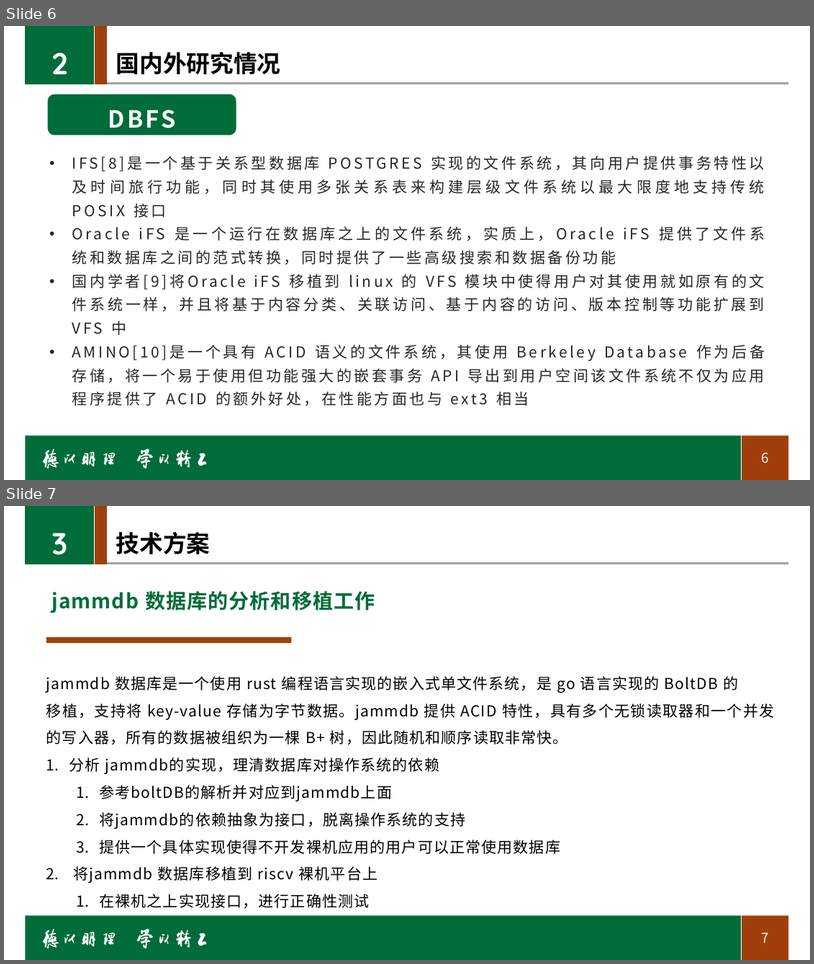
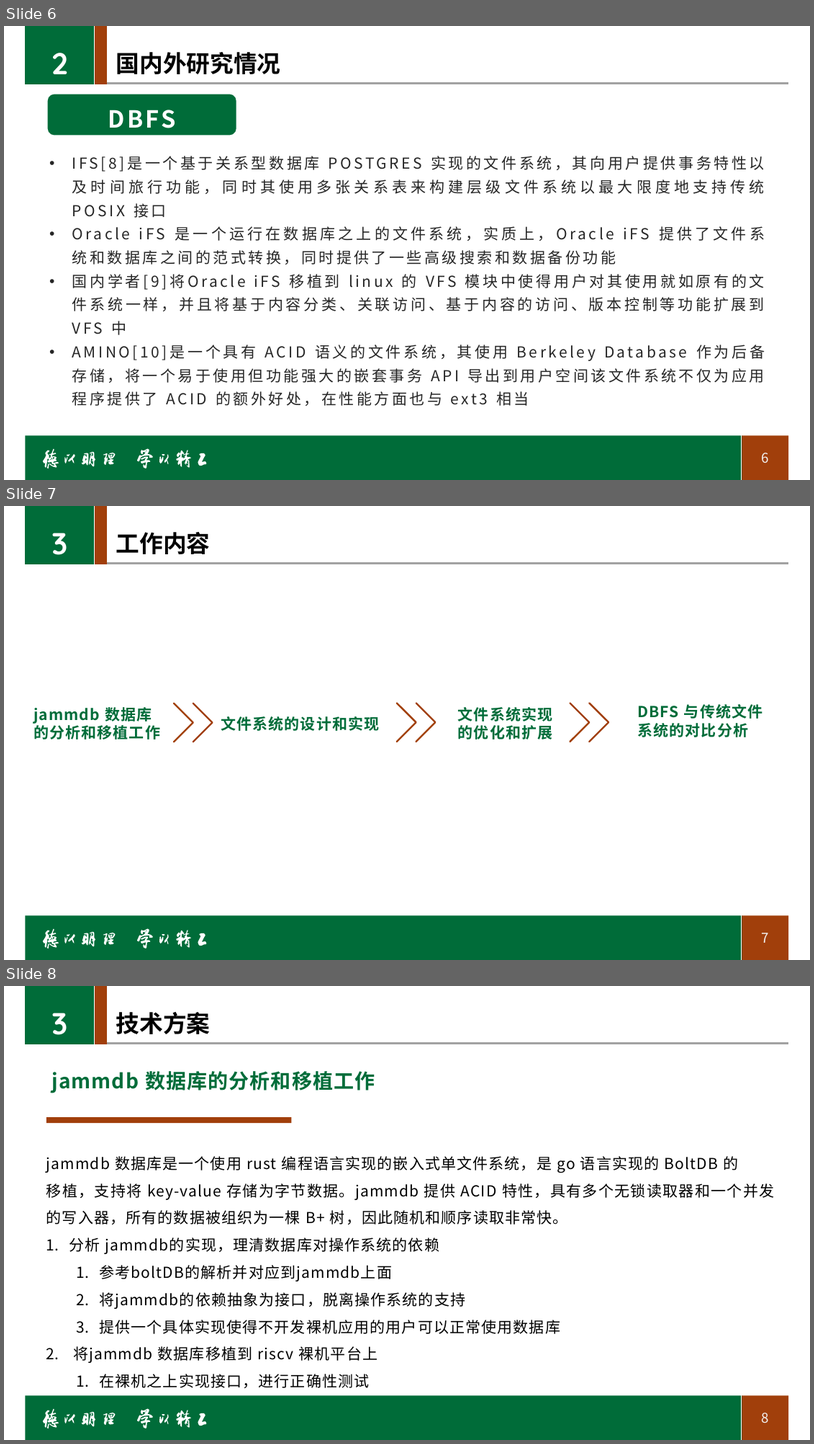
Before and after one commit to Godones/graduation-project, a slide deck: 开题报告.pptx. Shown one above the other, each under a label of ours: slides 6 and 7 before the commit, slides 6, 7 and 8 after it. The pictures are 814x964 and 814x1444 pixels, drawn with LibreOffice and Linux fonts; fonts in the diff are those of the drawing; background and template pictures are left out. Boxes give left, top, right and bottom in pixels: in the first picture for what was removed or moved away, otherwise in the second. Text is boxed around its words. In the diff, an @@ line names an element or a change of style, - is before the commit and + after.

```diff
--- a/开题报告.pptx
+++ b/开题报告.pptx
@@ slide 7 added at <box>4,506,810,960</box>, background #FFFFFF; not listed: 24 template elements that a slide beside it also shows @@
@@ text added at <box>52,533,67,555</box>, 36 pt, text #FFFFFF, bold @@
+3
@@ title added at <box>116,532,211,554</box>, 28 pt, text #000000, bold @@
+工作内容
@@ text added at <box>34,707,160,739</box>, 18 pt, text #006C39, bold @@
+jammdb 数据库的分析和移植工作
@@ freeform shape added at <box>172,703,214,743</box>, fill #A13F0B @@
@@ text added at <box>221,716,379,731</box>, 18 pt, text #006C39, bold @@
+文件系统的设计和实现
@@ freeform shape added at <box>396,702,437,743</box>, fill #A13F0B @@
@@ text added at <box>458,707,553,739</box>, 18 pt, text #006C39, bold @@
+文件系统实现的优化和扩展
@@ freeform shape added at <box>570,702,610,743</box>, fill #A13F0B @@
@@ text added at <box>638,704,764,737</box>, 18 pt, text #006C39, bold @@
+DBFS 与传统文件系统的对比分析
@@ what was slide 7 is now slide 8 @@
@@ page number at <box>761,1412,769,1423</box>: text changed @@
-7
+8
```
Also in this commit, not shown: 4 slides changed, 1 other slide added.
